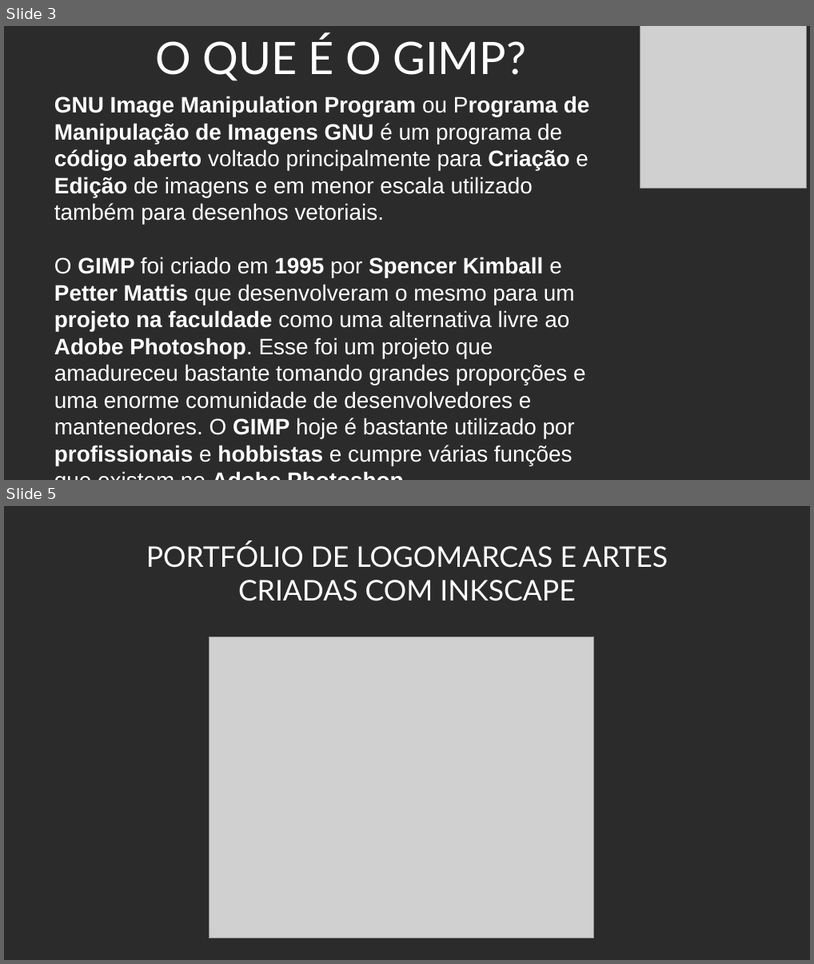
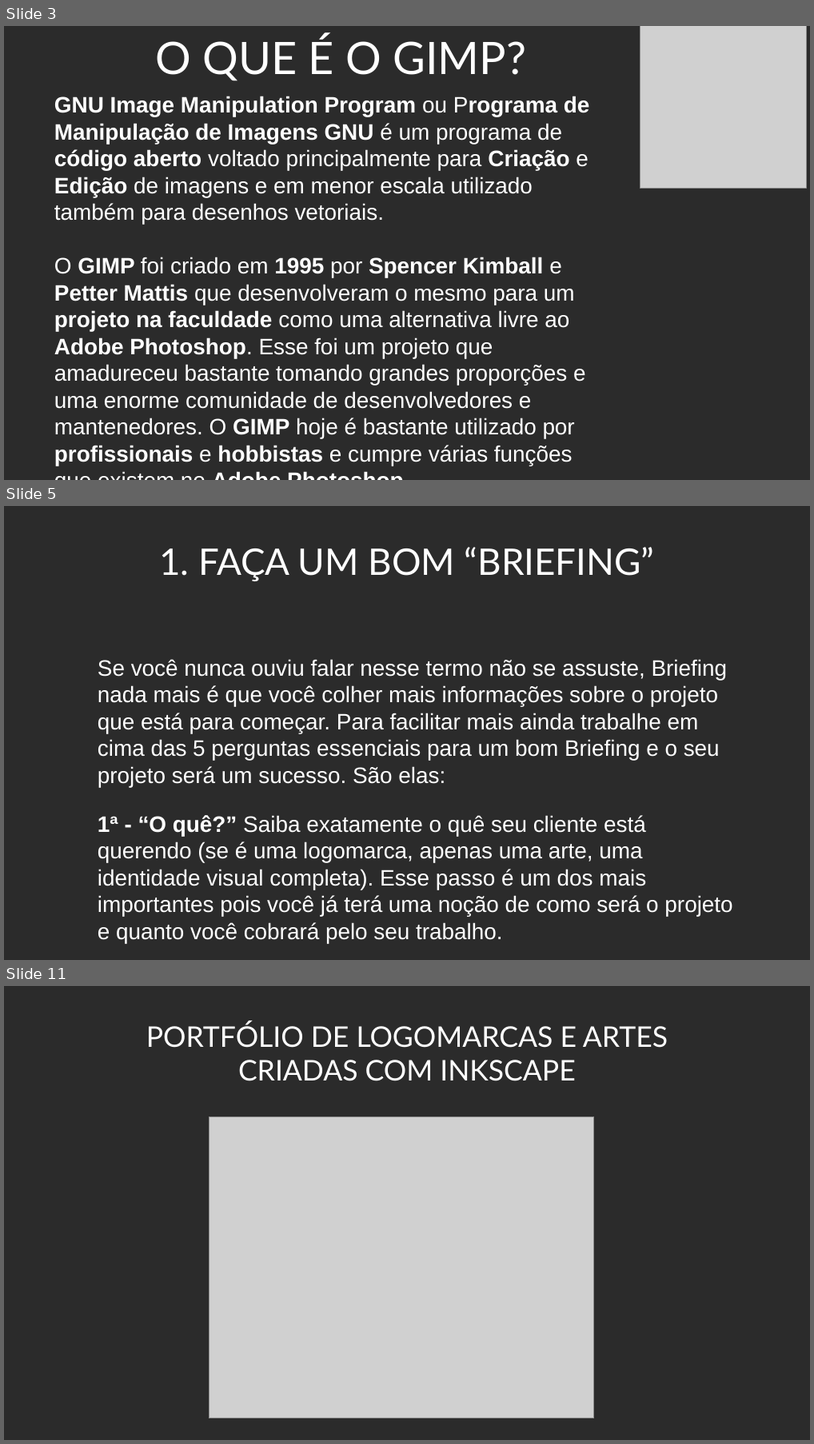
Before and after one commit to Doginnn/expotec2020, a slide deck: palestras/Expotec_2020_Criando logo INKSCAPE e GIMP.odp. Shown one above the other, each under a label of ours: slides 3 and 5 before the commit, slides 3, 5 and 11 after it; the slides between them are not shown. The pictures are 814x964 and 814x1444 pixels, drawn with LibreOffice and Linux fonts; fonts in the diff are those of the drawing; grey boxes stand for pictures; background and template pictures are left out; a plain dark background stands for a picture behind light text. Boxes give left, top, right and bottom in pixels: in the first picture for what was removed or moved away, otherwise in the second. Text is boxed around its words. In the diff, an @@ line names an element or a change of style, - is before the commit and + after.

```diff
--- a/palestras/Expotec_2020_Criando logo INKSCAPE e GIMP.odp
+++ b/palestras/Expotec_2020_Criando logo INKSCAPE e GIMP.odp
@@ slide 5 added at bbox=[4, 506, 810, 960], background picture (left out) @@
@@ text added at bbox=[159, 547, 655, 581], 36 pt, text #FFFFFF @@
+1. FAÇA UM BOM “BRIEFING”
@@ text added at bbox=[98, 659, 733, 943], 22 pt, text #FFFFFF @@
+Se você nunca ouviu falar nesse termo não se assuste, Briefing nada mais é que você colher mais informações sobre o projeto que está para começar. Para facilitar mais ainda trabalhe em cima das 5 perguntas essenciais para um bom Briefing e o seu projeto será um sucesso. São elas:
+1ª - “O quê?” Saiba exatamente o quê seu cliente está querendo (se é uma logomarca, apenas uma arte, uma identidade visual completa). Esse passo é um dos mais importantes pois você já terá uma noção de como será o projeto e quanto você cobrará pelo seu trabalho.
@@ what was slide 5 is now slide 11 @@
```
Also in this commit, not shown: 6 other slides added, 2 slides removed.
